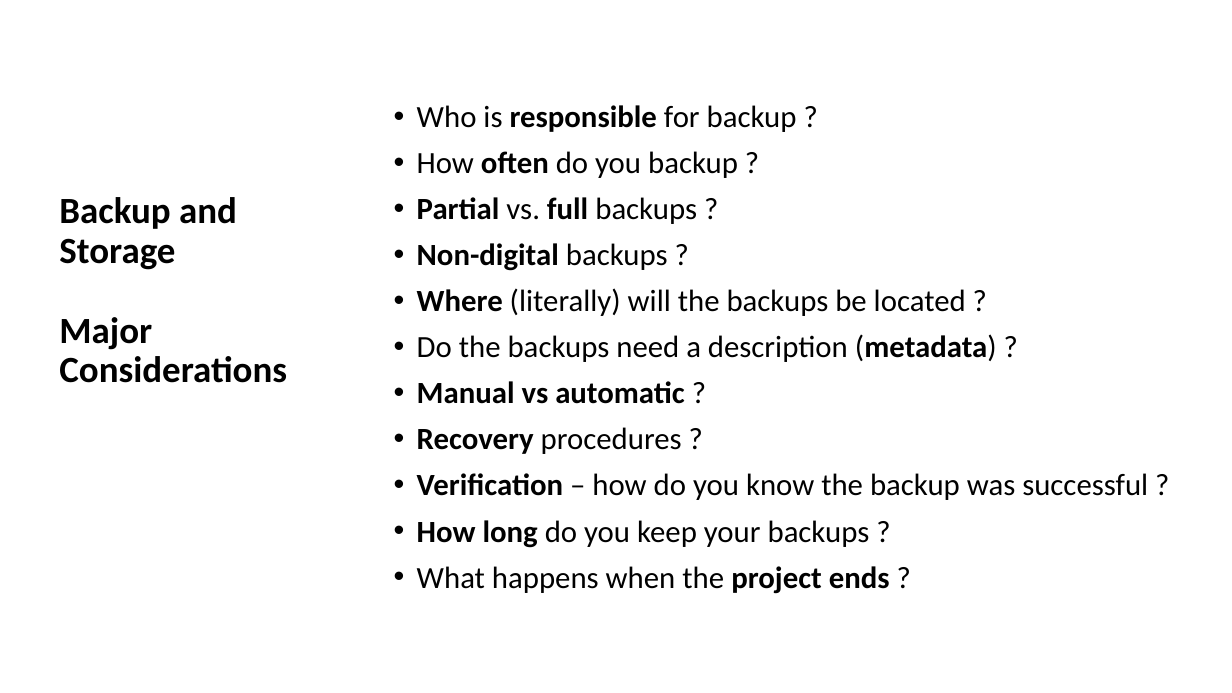
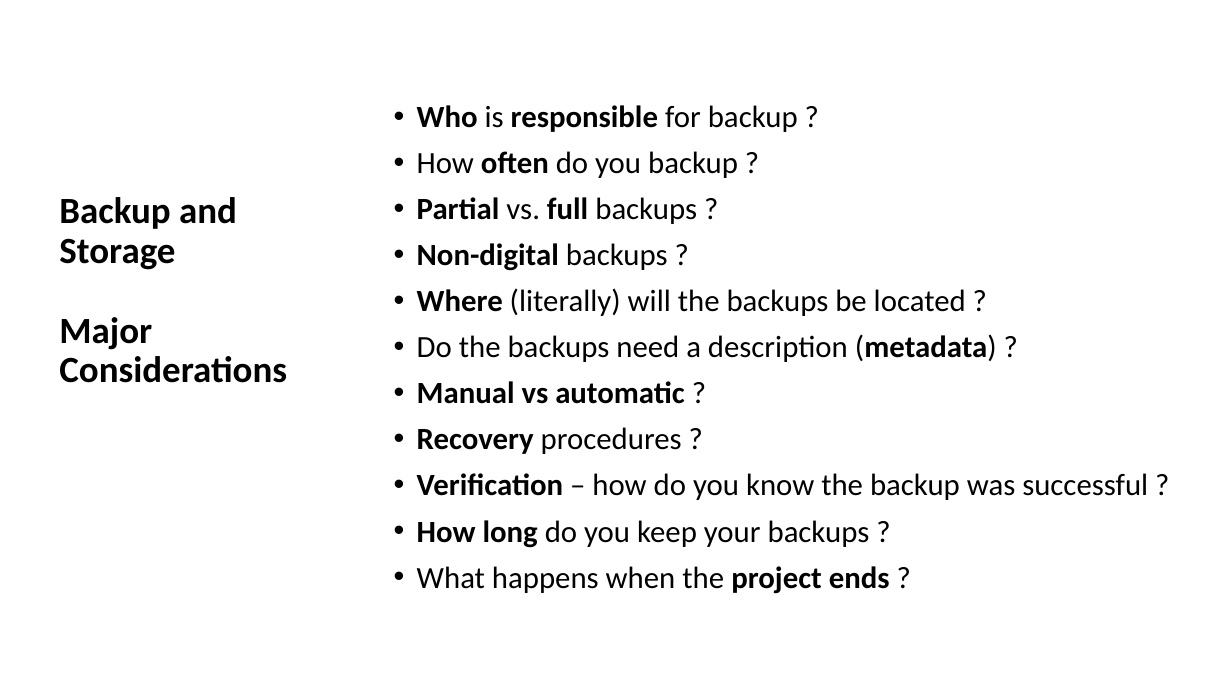
Before and after one commit to tibbben/teaching.data.literacy, a slide deck: slide 10 of UM_DataManagementClass/Lessons/05/05_FirstMeeting.pptx (slide 9 before the commit). Drawn at 1232x693 pixels with LibreOffice and Linux fonts; fonts in the diff are those of the drawing. Boxes give left, top, right and bottom in pixels: in the first picture for what was removed or moved away, otherwise in the second. Text is boxed around its words. In the diff, an @@ line names an element or a change of style, - is before the commit and + after.

```diff
--- a/UM_DataManagementClass/Lessons/05/05_FirstMeeting.pptx
+++ b/UM_DataManagementClass/Lessons/05/05_FirstMeeting.pptx
@@ text at bbox=[417, 105, 798, 132]: bold on in "Who" @@
```
Also in this commit, not shown: 9 other slides changed, 1 slide added, 2 other files.
